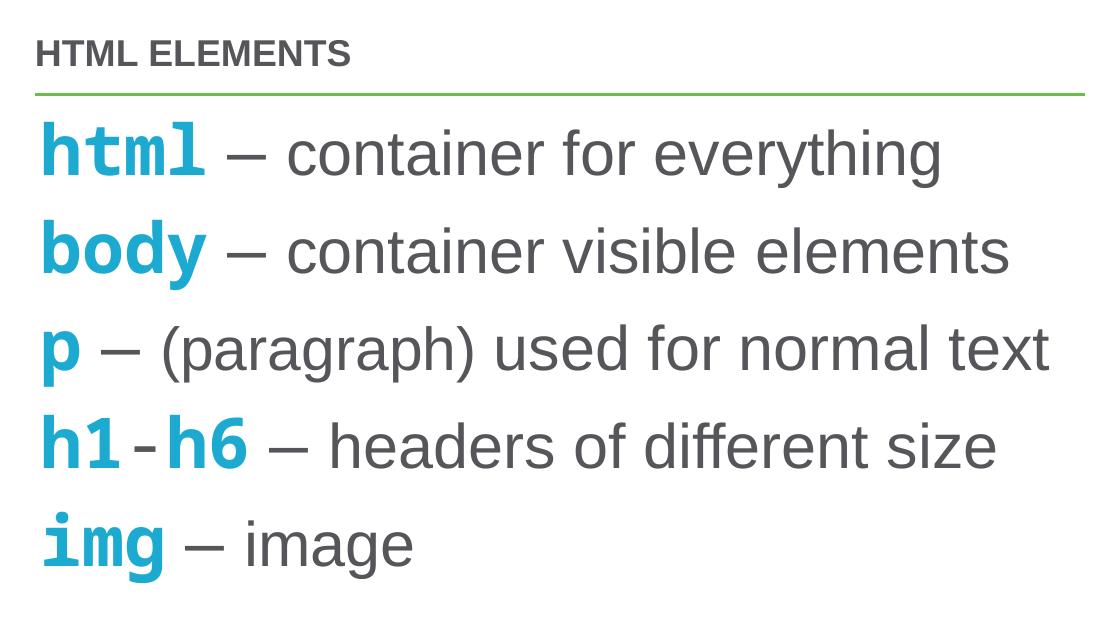
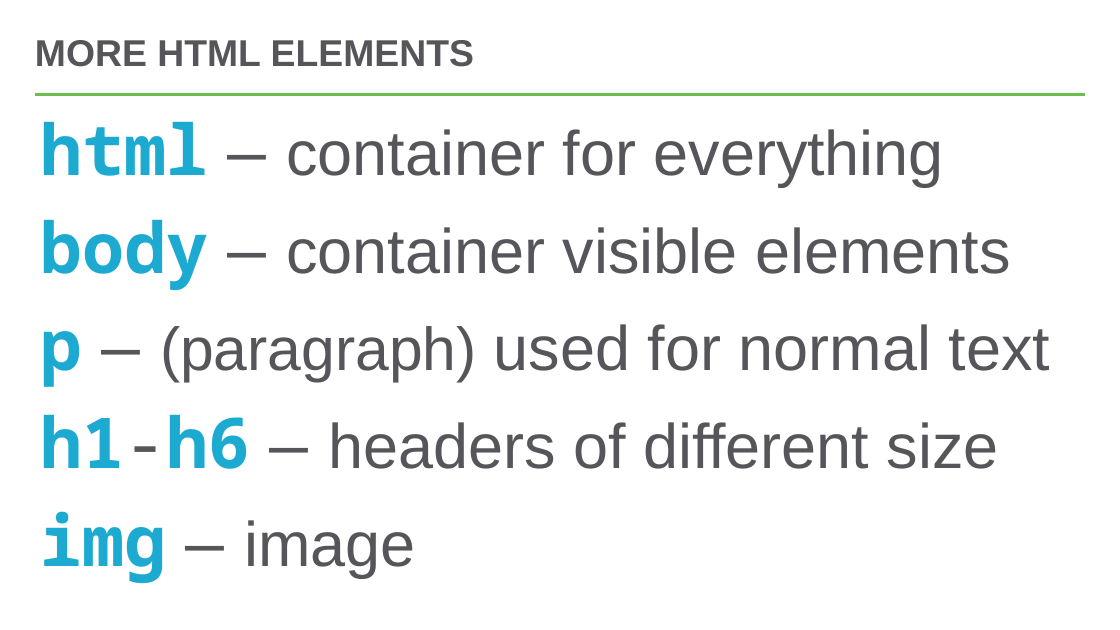
Before and after one commit to hylandtechoutreach/ucs, a slide deck: slide 10 of Session2HtmlIntro/HelloHtml.pptx (slide 8 before the commit). Drawn at 1120x630 pixels with LibreOffice and Linux fonts; fonts in the diff are those of the drawing. Boxes give left, top, right and bottom in pixels: in the first picture for what was removed or moved away, otherwise in the second. Text is boxed around its words. In the diff, an @@ line names an element or a change of style, - is before the commit and + after.

```diff
--- a/Session2HtmlIntro/HelloHtml.pptx
+++ b/Session2HtmlIntro/HelloHtml.pptx
@@ title at (35, 40, 474, 67): text changed @@
-HTML ELEMENTS
+MORE HTML ELEMENTS
```
Also in this commit, not shown: 2 other slides changed, 5 slides removed.
